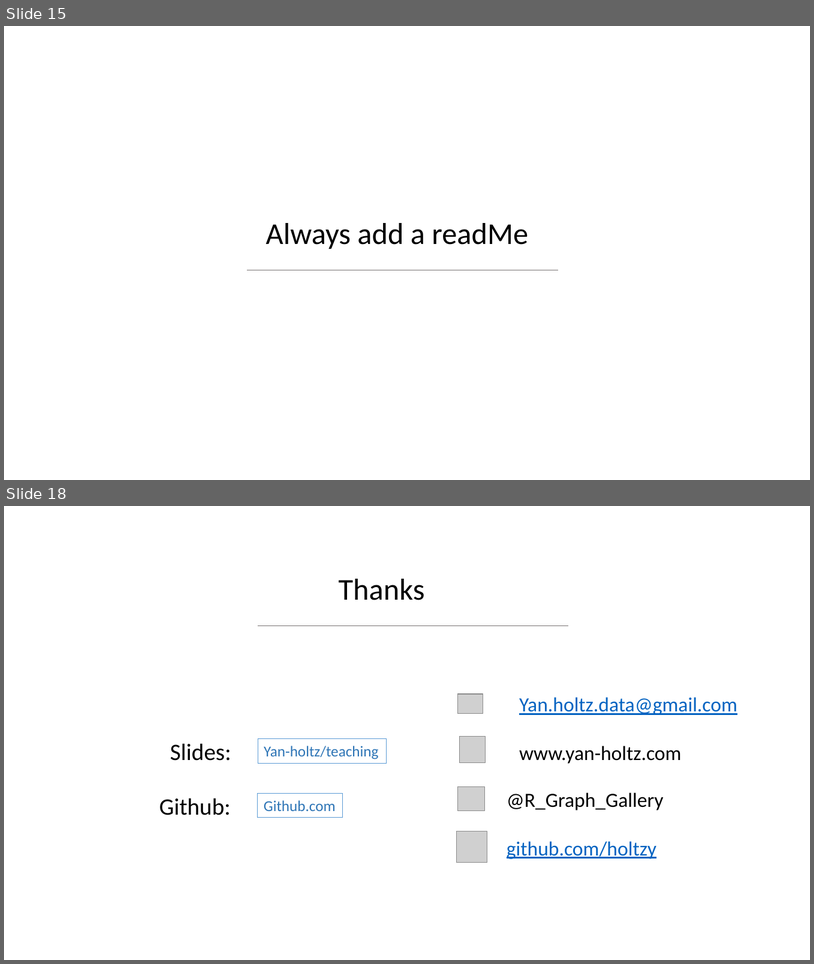
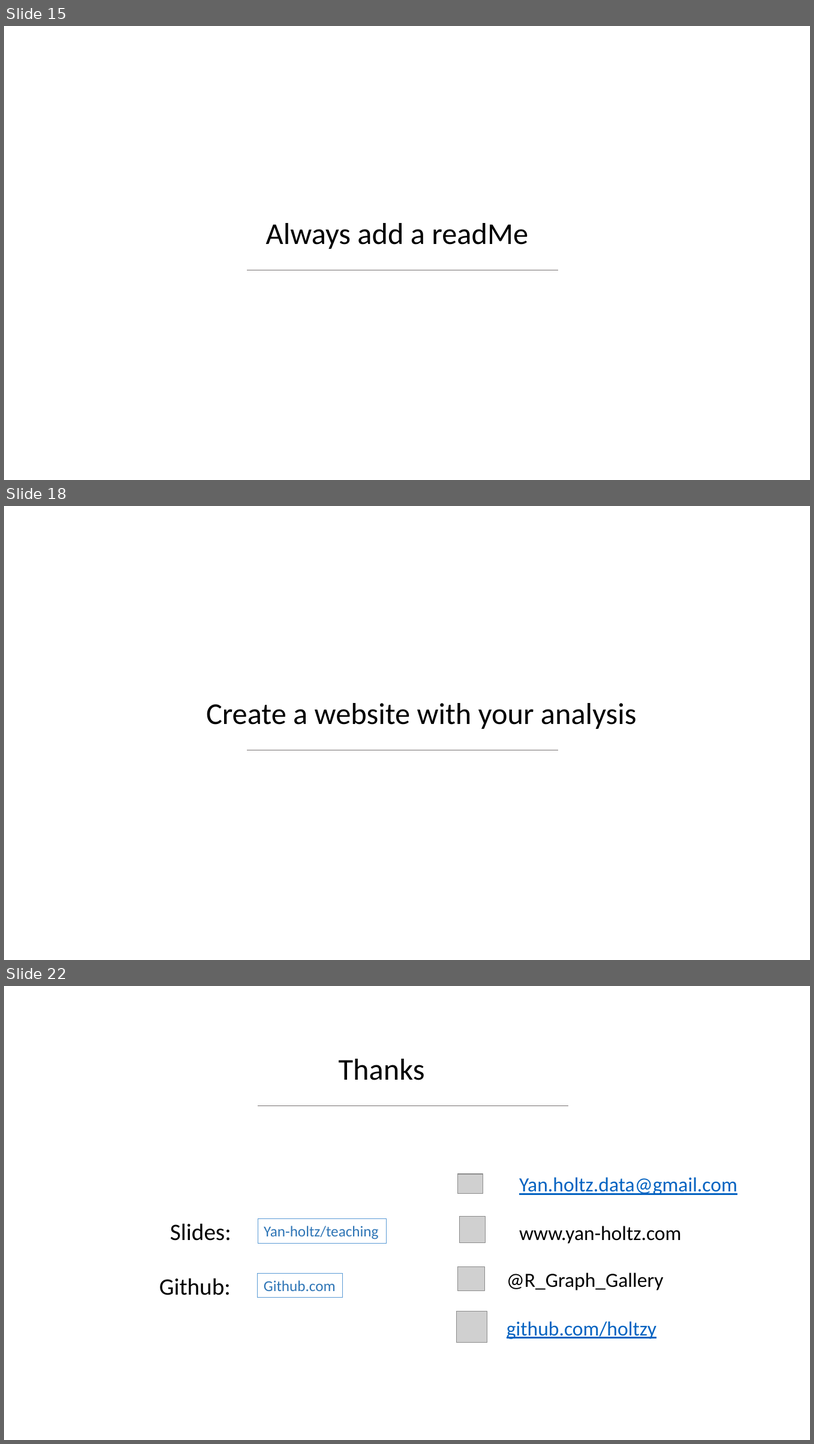
Before and after one commit to holtzy/Teaching, a slide deck: Intro_Github.pptx. Shown one above the other, each under a label of ours: slides 15 and 18 before the commit, slides 15, 18 and 22 after it; the slides between them are not shown. The pictures are 814x964 and 814x1444 pixels, drawn with LibreOffice and Linux fonts; fonts in the diff are those of the drawing; grey boxes stand for pictures; background and template pictures are left out. Boxes give left, top, right and bottom in pixels: in the first picture for what was removed or moved away, otherwise in the second. Text is boxed around its words. In the diff, an @@ line names an element or a change of style, - is before the commit and + after.

```diff
--- a/Intro_Github.pptx
+++ b/Intro_Github.pptx
@@ slide 18 added at (4,506,810,960), background picture (left out) @@
@@ text added at (206,703,637,729), 36 pt, text #000000 @@
+Create a website with your analysis
@@ line added from (247, 750) to (558, 750), #767171 0.5 pt @@
@@ what was slide 18 is now slide 22 @@
```
Also in this commit, not shown: 3 slides changed, 6 other slides added, 3 slides removed, 1 other file.
